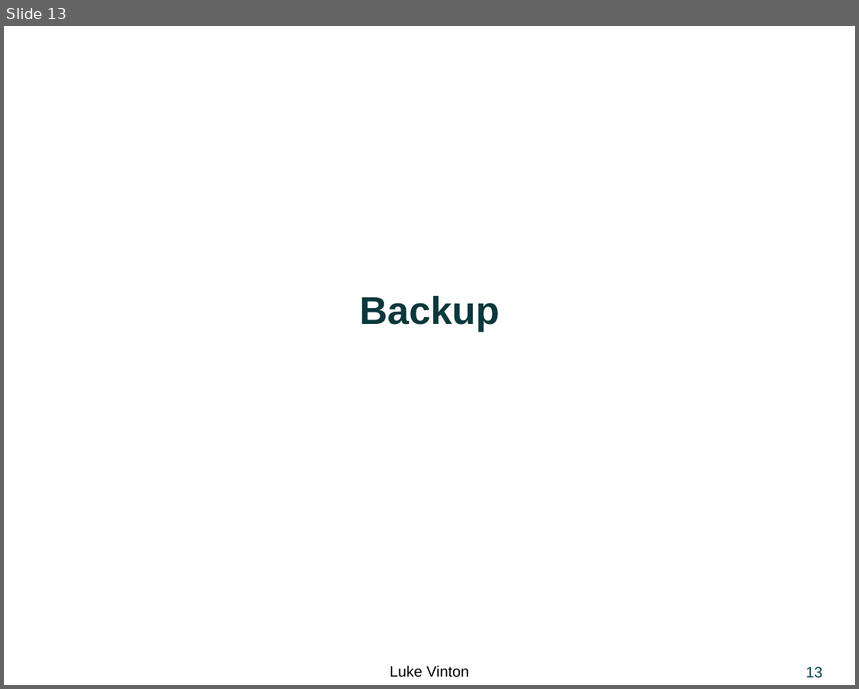
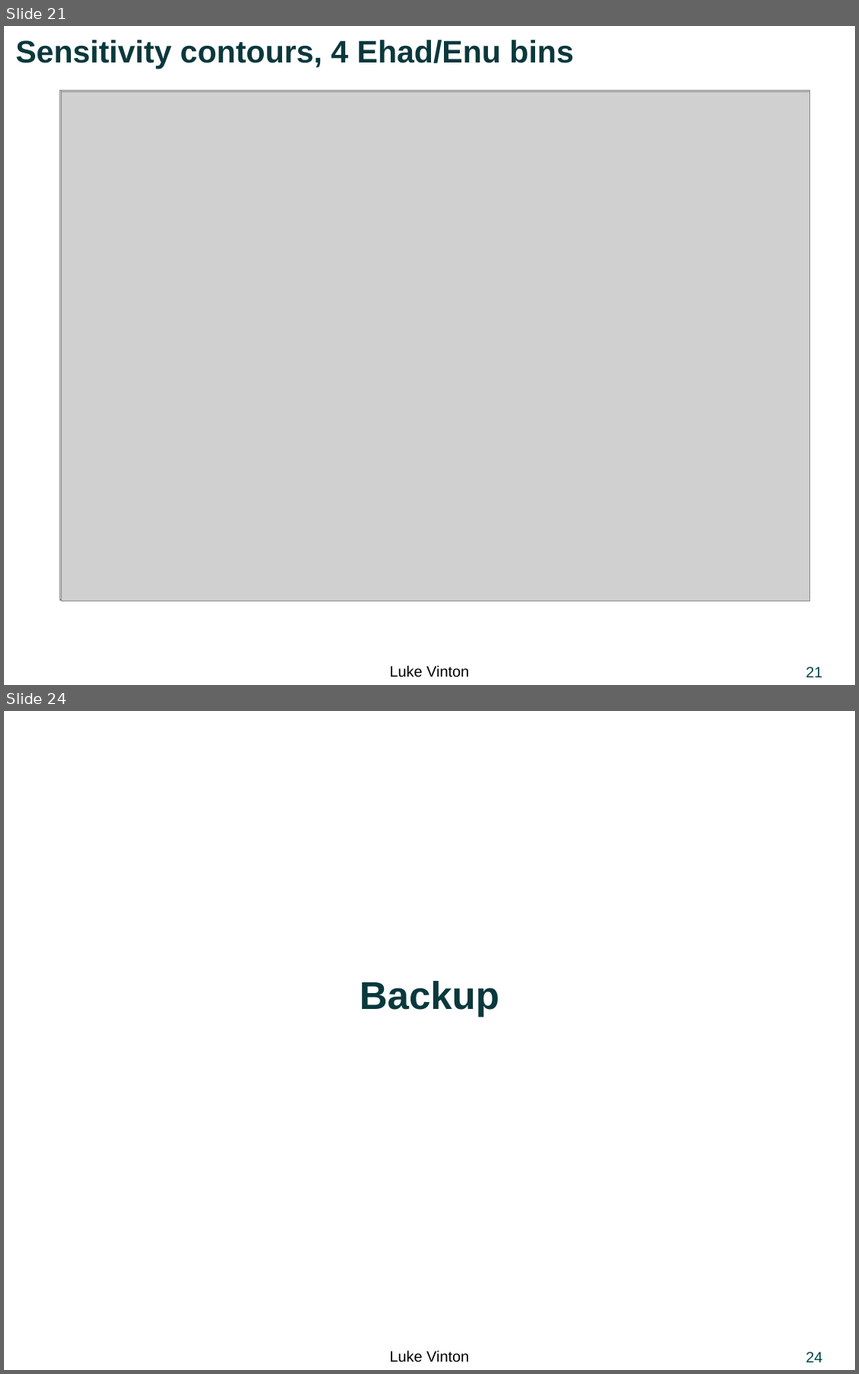
Before and after one commit to LukeJVinton/Thesis-, a slide deck: Presentations/NumuCollabMeeting_resBinning_energyBinShare_CustomBinning.pptx. Shown one above the other, each under a label of ours: slide 13 before the commit, slides 21 and 24 after it; the slides between them are not shown. The pictures are 859x689 and 859x1374 pixels, drawn with LibreOffice and Linux fonts; fonts in the diff are those of the drawing; grey boxes stand for pictures; background and template pictures are left out. Boxes give left, top, right and bottom in pixels: in the first picture for what was removed or moved away, otherwise in the second. Text is boxed around its words. In the diff, an @@ line names an element or a change of style, - is before the commit and + after.

```diff
--- a/Presentations/NumuCollabMeeting_resBinning_energyBinShare_CustomBinning.pptx
+++ b/Presentations/NumuCollabMeeting_resBinning_energyBinShare_CustomBinning.pptx
@@ slide 21 added at box(4, 26, 855, 685), background #FFFFFF; not listed: 2 template elements that a slide beside it also shows @@
@@ text added at box(15, 40, 573, 69), 29 pt, text #0A383C, bold @@
+Sensitivity contours, 4 Ehad/Enu bins
@@ picture added at box(59, 91, 809, 599) @@
@@ picture added at box(59, 91, 809, 599) @@
@@ picture added at box(60, 91, 809, 600) @@
@@ picture added at box(61, 91, 809, 599) @@
@@ picture added at box(61, 91, 810, 599) @@
@@ picture added at box(61, 92, 810, 601) @@
@@ picture added at box(62, 91, 809, 599) @@
@@ picture added at box(62, 91, 809, 600) @@
@@ what was slide 13 is now slide 24 @@
@@ page number at box(806, 1352, 823, 1362): text changed @@
-13
+24
```
Also in this commit, not shown: 5 slides changed, 16 other slides added, 2 slides removed.
